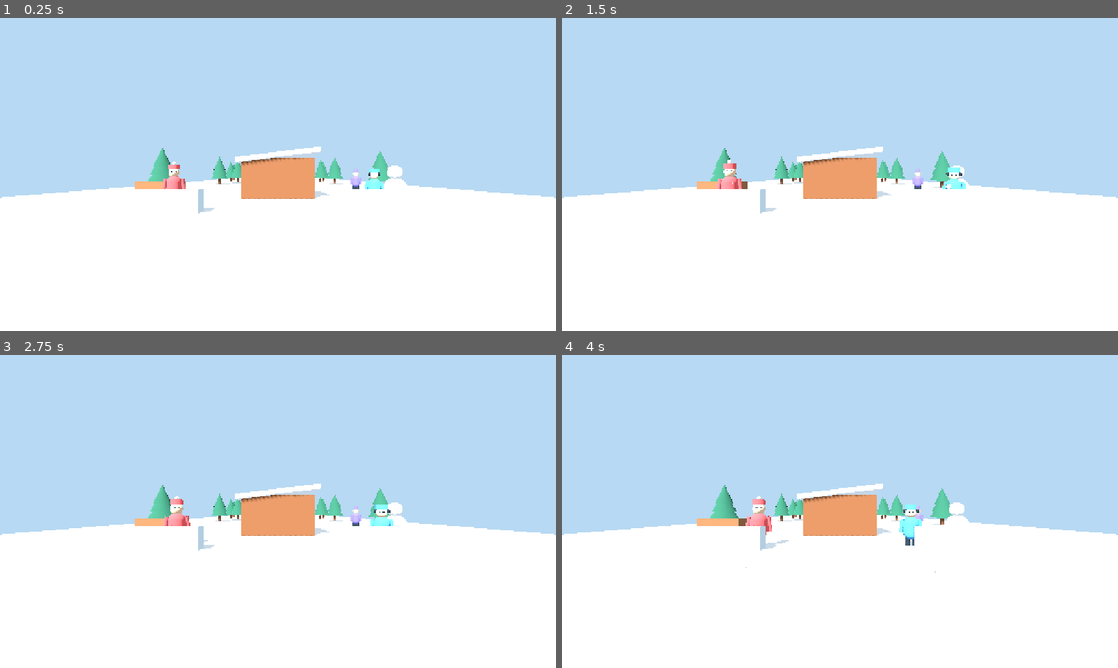
Above: before the commit, frames 1-4 (two rows, left to right).
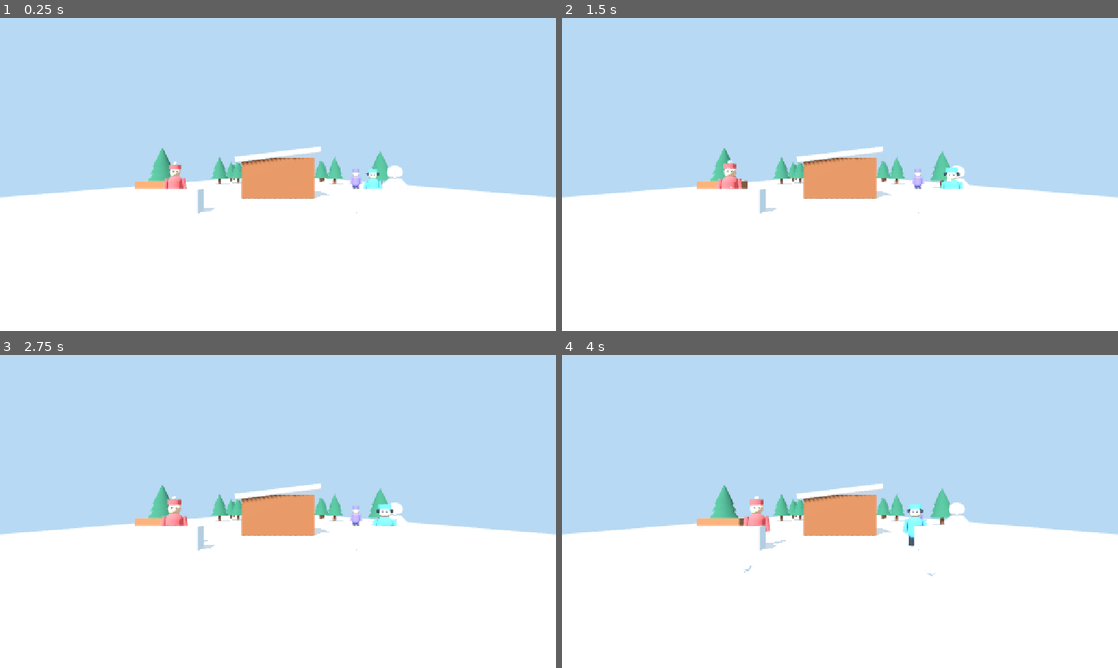
Above: after the commit, the same moments.

Repository: janintibo-art/bataille-neige-vr
Game: Godot game, scene res://scenes/main.tscn
Two runs of this game, one before a commit and one after it. Both use one fixed random seed, a clock stepped at 60 frames per second and the inputs below.
Inputs:
- Up to frame 1 (0.25 s): no input
- Up to frame 2 (1.5 s): no input
- Up to frame 3 (2.75 s): no input
- Up to frame 4 (4 s): no input

The runs differ from the first frame. In frame 1, 0.6% of the frame differs, in the area x 0-100%, y 41-63%; in frame 2, 0.6%; in frame 3, 0.7%; in frame 4, 0.9%, in the area x 0-100%, y 41-71%.

Commit message:
v11 correction crash demarrage Quest 3

Diff:
--- a/project.godot
+++ b/project.godot
@@ -1,5 +1,4 @@
-; Bataille de Neige VR - prototype Quest 3
-; Godot 4.x / OpenXR
+; Bataille de Neige VR - Meta Quest 3
 config_version=5
 
 [application]
@@ -11,14 +10,19 @@
 window/size/viewport_width=1280
 window/size/viewport_height=720
 window/stretch/mode="canvas_items"
+window/vsync/vsync_mode=0
 
 [rendering]
 renderer/rendering_method="mobile"
 renderer/rendering_method.mobile="mobile"
 textures/default_filters/use_nearest_mipmap_filter=false
 textures/vram_compression/import_etc2_astc=true
-xr/enabled=true
+anti_aliasing/quality/msaa_3d=1
 
 [xr]
 openxr/enabled=true
-openxr/default_action_map=""
+openxr/startup_alert=false
+openxr/reference_space=1
+openxr/foveation_level=2
+openxr/foveation_dynamic=true
+shaders/enabled=true
--- a/scripts/main.gd
+++ b/scripts/main.gd
@@ -17,9 +17,28 @@
 
 func _ready() -> void:
     _init_xr()
-    _build_environment()
+    await get_tree().process_frame
+
+    _build_environment_base()
+    await get_tree().process_frame
+
+    _build_village()
+    await get_tree().process_frame
+    _build_forest()
+    await get_tree().process_frame
+    _build_frozen_river()
+    await get_tree().process_frame
+    _build_sawmill()
+    await get_tree().process_frame
+    _build_raoul_fort()
+    await get_tree().process_frame
+    _build_route_trees()
+    await get_tree().process_frame
+
     _build_player()
+    await get_tree().process_frame
     _build_objective_beacon()
+    await get_tree().process_frame
     _start_wave(1)
 
 func _process(_delta: float) -> void:
@@ -30,14 +49,22 @@
         objective_active = false
 
 func _init_xr() -> void:
-    var xr_interface := XRServer.find_interface("OpenXR")
-    if xr_interface and xr_interface.initialize():
-        get_viewport().use_xr = true
-        print("OpenXR initialise")
-    else:
-        print("OpenXR indisponible : le prototype reste visible en mode ecran")
-
-func _build_environment() -> void:
+    var xr_interface: XRInterface = XRServer.find_interface("OpenXR")
+    if xr_interface == null:
+        print("OpenXR indisponible : mode ecran")
+        return
+
+    if not xr_interface.is_initialized():
+        var ok: bool = xr_interface.initialize()
+        if not ok:
+            print("OpenXR non initialise : mode ecran")
+            return
+
+    get_viewport().use_xr = true
+    DisplayServer.window_set_vsync_mode(DisplayServer.VSYNC_DISABLED)
+    print("OpenXR pret")
+
+func _build_environment_base() -> void:
     var world := WorldEnvironment.new()
     var env := Environment.new()
     env.background_mode = Environment.BG_COLOR
@@ -50,18 +77,11 @@
 
     var sun := DirectionalLight3D.new()
     sun.rotation_degrees = Vector3(-48.0, -28.0, 0.0)
-    sun.light_energy = 1.15
+    sun.light_energy = 1.05
     sun.shadow_enabled = true
     add_child(sun)
 
     _add_box_static("SolPrincipal", Vector3(40.0, 0.4, 180.0), Vector3(0.0, -0.2, -65.0), Color("f4fbff"))
-
-    _build_village()
-    _build_forest()
-    _build_frozen_river()
-    _build_sawmill()
-    _build_raoul_fort()
-    _build_route_trees()
 
 func _build_village() -> void:
     _add_box_static("CabaneVillage", Vector3(5.0, 2.8, 4.0), Vector3(0.0, 1.4, -8.0), Color("8d5a3a"))
Not shown, changed: .github/workflows/build-apk.yml
Not shown, changed: README.md
Not shown, changed: VERSION
